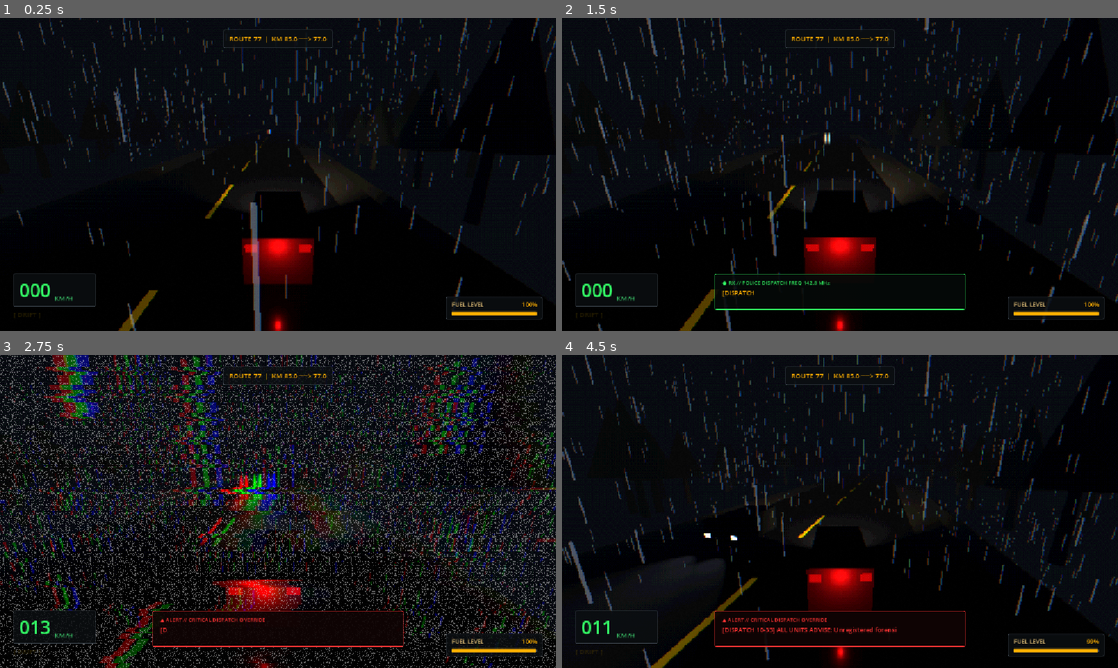
Above: before the commit, frames 1-4 (two rows, left to right).
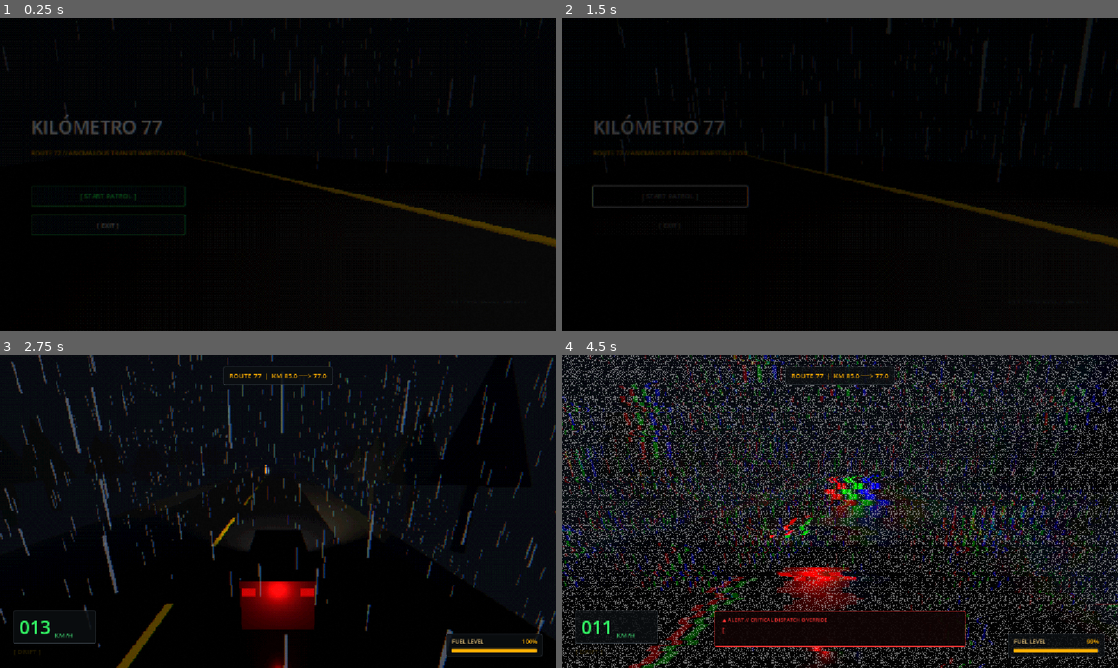
Above: after the commit, the same moments.

Repository: sebavidal10/km77
Game: Godot game, scene res://main_menu.tscn
Same seed, same stepped clock (60 frames per second), same inputs: the game is played once before the commit and once after it. Before the commit the project starts from res://world.tscn.
Inputs (mouse positions are in pixels of both pictures, inside the frame that each line leads up to):
- Up to frame 1 (0.25 s): no input
- Up to frame 2 (1.5 s): click (667, 196) at 0.5 s, where only the run after the commit has a clickable "[ START PATROL ]"; hold Right (steer_right) from 1.28 s (still down); hold E (interact) from 1.28 s (still down)
- Up to frame 3 (2.75 s): release Right (steer_right) at 2.03 s; release E (interact) at 2.03 s; hold S (brake) from 2.03 s (still down); tap E (interact) at 2.1 s
- Up to frame 4 (4.5 s): release S (brake) at 2.78 s; hold Right (steer_right) 2.78-3.53 s; hold E (interact) 2.78-3.53 s; hold W (accelerate) 3.53-4.28 s; tap E (interact) at 3.6 s; hold A (steer_left) from 4.28 s (still down); hold E (interact) from 4.28 s (still down)

The runs differ from the first frame. In frame 1, 10% of the frame differs, in the area x 0-100%, y 0-100%; in frame 2, 12%; in frame 3, 36%; in frame 4, 35%.

Commit message:
feat(ui): add atmospheric main menu and pause screen with loop reset

Diff:
--- a/hud.gd
+++ b/hud.gd
@@ -32,6 +32,10 @@
 @onready var forensic_panel: PanelContainer = %ForensicPanel
 @onready var forensic_header: Label = %ForensicHeader
 @onready var forensic_text: Label = %ForensicText
+@onready var pause_overlay: ColorRect = %PauseOverlay
+@onready var resume_button: Button = %ResumeButton
+@onready var restart_button: Button = %RestartButton
+@onready var quit_menu_button: Button = %QuitMenuButton
 
 var _forensic_display_timer: float = 0.0
 var _forensic_hold_duration: float = 0.0
@@ -70,6 +74,54 @@
 		fade_overlay.modulate.a = 0.0
 	if interaction_panel:
 		interaction_panel.visible = false
+	if pause_overlay:
+		pause_overlay.visible = false
+	if resume_button:
+		resume_button.pressed.connect(resume_game)
+	if restart_button:
+		restart_button.pressed.connect(restart_patrol)
+	if quit_menu_button:
+		quit_menu_button.pressed.connect(quit_to_menu)
+
+func _unhandled_input(event: InputEvent) -> void:
+	if event.is_action_pressed("ui_cancel"):
+		toggle_pause()
+
+func toggle_pause() -> void:
+	if not pause_overlay:
+		return
+	if get_tree().paused:
+		resume_game()
+	else:
+		pause_game()
+
+func pause_game() -> void:
+	get_tree().paused = true
+	if pause_overlay:
+		pause_overlay.visible = true
+	Input.mouse_mode = Input.MOUSE_MODE_VISIBLE
+
+func resume_game() -> void:
+	get_tree().paused = false
+	if pause_overlay:
+		pause_overlay.visible = false
+
+func restart_patrol() -> void:
+	get_tree().paused = false
+	if pause_overlay:
+		pause_overlay.visible = false
+	var root := get_tree().current_scene
+	if root:
+		var lrm := root.get_node_or_null("LoopResetManager")
+		if lrm and lrm.has_method("start_timeline_reboot"):
+			lrm.start_timeline_reboot("MANUAL LOOP RESTART")
+			return
+	if target_van:
+		target_van.reset_loop_state()
+
+func quit_to_menu() -> void:
+	get_tree().paused = false
+	get_tree().change_scene_to_file("res://main_menu.tscn")
 
 func _process(delta: float) -> void:
 	if not target_van:
--- a/hud.tscn
+++ b/hud.tscn
@@ -54,6 +54,7 @@
 corner_radius_bottom_left = 2
 
 [node name="HUD" type="CanvasLayer" unique_id=2085714920]
+process_mode = 3
 layer = 10
 script = ExtResource("1_hud")
 
@@ -333,3 +334,69 @@
 text = "UNIT 77 CRITICAL SIGNAL FAILURE... REBOOTING TIMELINE..."
 horizontal_alignment = 1
 vertical_alignment = 1
+
+[node name="PauseOverlay" type="ColorRect" parent="." unique_id=98721350]
+unique_name_in_owner = true
+process_mode = 3
+visible = false
+anchors_preset = 15
+anchor_right = 1.0
+anchor_bottom = 1.0
+grow_horizontal = 2
+grow_vertical = 2
+color = Color(0.015, 0.02, 0.025, 0.85)
+
+[node name="CenterContainer" type="CenterContainer" parent="PauseOverlay" unique_id=98721351]
+layout_mode = 1
+anchors_preset = 15
+anchor_right = 1.0
+anchor_bottom = 1.0
+grow_horizontal = 2
+grow_vertical = 2
+
+[node name="PausePanel" type="PanelContainer" parent="PauseOverlay/CenterContainer" unique_id=98721352]
+custom_minimum_size = Vector2(340, 220)
+layout_mode = 2
+theme_override_styles/panel = SubResource("StyleBoxFlat_panel")
+
+[node name="VBoxContainer" type="VBoxContainer" parent="PauseOverlay/CenterContainer/PausePanel" unique_id=98721353]
+layout_mode = 2
+theme_override_constants/separation = 14
+alignment = 1
+
+[node name="PauseTitle" type="Label" parent="PauseOverlay/CenterContainer/PausePanel/VBoxContainer" unique_id=98721354]
+layout_mode = 2
+theme_override_colors/font_color = Color(0.2, 1, 0.4, 1)
+theme_override_font_sizes/font_size = 15
+text = "■ PATROL STANDBY // ROUTE 77"
+horizontal_alignment = 1
+
+[node name="ResumeButton" type="Button" parent="PauseOverlay/CenterContainer/PausePanel/VBoxContainer" unique_id=98721355]
+unique_name_in_owner = true
+custom_minimum_size = Vector2(0, 36)
+layout_mode = 2
+theme_override_colors/font_color = Color(0.9, 0.9, 0.9, 1)
+theme_override_colors/font_hover_color = Color(0.2, 1, 0.4, 1)
+theme_override_font_sizes/font_size = 13
+theme_override_styles/normal = SubResource("StyleBoxFlat_bar_bg")
+text = "[ RESUME ]"
+
+[node name="RestartButton" type="Button" parent="PauseOverlay/CenterContainer/PausePanel/VBoxContainer" unique_id=98721356]
+unique_name_in_owner = true
+custom_minimum_size = Vector2(0, 36)
+layout_mode = 2
+theme_override_colors/font_color = Color(1, 0.69, 0, 1)
+theme_override_colors/font_hover_color = Color(1, 0.85, 0.3, 1)
+theme_override_font_sizes/font_size = 13
+theme_override_styles/normal = SubResource("StyleBoxFlat_bar_bg")
+text = "[ RESTART PATROL (RESET LOOP) ]"
+
+[node name="QuitMenuButton" type="Button" parent="PauseOverlay/CenterContainer/PausePanel/VBoxContainer" unique_id=98721357]
+unique_name_in_owner = true
+custom_minimum_size = Vector2(0, 36)
+layout_mode = 2
+theme_override_colors/font_color = Color(0.8, 0.4, 0.4, 1)
+theme_override_colors/font_hover_color = Color(1, 0.3, 0.3, 1)
+theme_override_font_sizes/font_size = 13
+theme_override_styles/normal = SubResource("StyleBoxFlat_bar_bg")
+text = "[ QUIT TO MENU ]"
--- /dev/null
+++ b/main_menu.gd
@@ -0,0 +1,47 @@
+class_name MainMenu
+extends Control
+
+@onready var start_button: Button = %StartButton
+@onready var exit_button: Button = %ExitButton
+@onready var fade_rect: ColorRect = %FadeRect
+
+var _is_starting: bool = false
+
+func _ready() -> void:
+	Input.mouse_mode = Input.MOUSE_MODE_VISIBLE
+
+	if start_button:
+		start_button.pressed.connect(_on_start_pressed)
+	if exit_button:
+		exit_button.pressed.connect(_on_exit_pressed)
+
+	if fade_rect:
+		fade_rect.visible = true
+		fade_rect.modulate.a = 1.0
+		var tween := create_tween()
+		tween.tween_property(fade_rect, "modulate:a", 0.0, 1.5).set_trans(Tween.TRANS_QUAD).set_ease(Tween.EASE_OUT)
+		tween.tween_callback(func(): fade_rect.visible = false)
+
+func _on_start_pressed() -> void:
+	if _is_starting:
+		return
+	_is_starting = true
+
+	if start_button:
+		start_button.disabled = true
+	if exit_button:
+		exit_button.disabled = true
+
+	if fade_rect:
+		fade_rect.visible = true
+		var tween := create_tween()
+		tween.tween_property(fade_rect, "modulate:a", 1.0, 1.2).set_trans(Tween.TRANS_QUAD).set_ease(Tween.EASE_IN)
+		tween.tween_callback(_launch_game)
+	else:
+		_launch_game()
+
+func _launch_game() -> void:
+	get_tree().change_scene_to_file("res://world.tscn")
+
+func _on_exit_pressed() -> void:
+	get_tree().quit()
--- /dev/null
+++ b/main_menu.tscn
@@ -0,0 +1,263 @@
+[gd_scene format=3 uid="uid://c8n4e9v1mainmenu"]
+
+[ext_resource type="Script" path="res://main_menu.gd" id="1_menu"]
+[ext_resource type="Script" path="res://storm_controller.gd" id="2_storm"]
+[ext_resource type="Script" path="res://post_process.gd" id="3_post"]
+[ext_resource type="Shader" path="res://shaders/psx_retro.gdshader" id="4_shader"]
+
+[sub_resource type="Environment" id="Environment_menu"]
+background_mode = 1
+background_color = Color(0.015, 0.018, 0.022, 1)
+ambient_light_source = 2
+ambient_light_color = Color(0.02, 0.025, 0.03, 1)
+ambient_light_energy = 0.2
+fog_enabled = true
+fog_light_color = Color(0.04, 0.045, 0.055, 1)
+fog_density = 0.032
+fog_depth_begin = 10.0
+fog_depth_end = 40.0
+volumetric_fog_enabled = true
+volumetric_fog_density = 0.06
+volumetric_fog_albedo = Color(0.05, 0.055, 0.065, 1)
+volumetric_fog_length = 45.0
+
+[sub_resource type="StandardMaterial3D" id="StandardMaterial3D_road"]
+albedo_color = Color(0.1, 0.1, 0.12, 1)
+roughness = 0.18
+metallic = 0.08
+metallic_specular = 0.65
+
+[sub_resource type="BoxMesh" id="BoxMesh_road"]
+material = SubResource("StandardMaterial3D_road")
+size = Vector3(14, 1, 50)
+
+[sub_resource type="StandardMaterial3D" id="StandardMaterial3D_stripe"]
+albedo_color = Color(0.9, 0.72, 0.1, 1)
+emission_enabled = true
+emission = Color(0.9, 0.72, 0.1, 1)
+emission_energy_multiplier = 0.4
+roughness = 0.3
+
+[sub_resource type="BoxMesh" id="BoxMesh_stripe"]
+material = SubResource("StandardMaterial3D_stripe")
+size = Vector3(0.15, 1.02, 50)
+
+[sub_resource type="StandardMaterial3D" id="StandardMaterial3D_van"]
+albedo_color = Color(0.88, 0.88, 0.88, 1)
+roughness = 0.82
+metallic = 0.05
+
+[sub_resource type="BoxMesh" id="BoxMesh_van"]
+material = SubResource("StandardMaterial3D_van")
+size = Vector3(2, 1.5, 4)
+
+[sub_resource type="StandardMaterial3D" id="StandardMaterial3D_taillight"]
+albedo_color = Color(0.85, 0.05, 0.05, 1)
+emission_enabled = true
+emission = Color(0.95, 0.08, 0.08, 1)
+emission_energy_multiplier = 0.8
+
+[sub_resource type="BoxMesh" id="BoxMesh_taillight"]
+material = SubResource("StandardMaterial3D_taillight")
+size = Vector3(0.35, 0.22, 0.06)
+
+[sub_resource type="ShaderMaterial" id="ShaderMaterial_psx"]
+shader = ExtResource("4_shader")
+shader_parameter/enable_pixelation = true
+shader_parameter/target_resolution = Vector2(640, 360)
+shader_parameter/color_depth = 32.0
+shader_parameter/dither_intensity = 0.42
+shader_parameter/grain_intensity = 0.016
+shader_parameter/scanline_intensity = 0.025
+shader_parameter/chromatic_aberration = 0.0008
+shader_parameter/static_glitch_intensity = 0.0
+shader_parameter/glitch_intensity = 0.0
+shader_parameter/saturation = 1.15
+
+[sub_resource type="StyleBoxFlat" id="StyleBoxFlat_btn"]
+content_margin_left = 18.0
+content_margin_top = 10.0
+content_margin_right = 18.0
+content_margin_bottom = 10.0
+bg_color = Color(0.04, 0.055, 0.065, 0.88)
+border_width_left = 1
+border_width_top = 1
+border_width_right = 1
+border_width_bottom = 1
+border_color = Color(0.2, 1, 0.4, 0.75)
+corner_radius_top_left = 2
+corner_radius_top_right = 2
+corner_radius_bottom_right = 2
+corner_radius_bottom_left = 2
+
+[sub_resource type="StyleBoxFlat" id="StyleBoxFlat_btn_hover"]
+content_margin_left = 18.0
+content_margin_top = 10.0
+content_margin_right = 18.0
+content_margin_bottom = 10.0
+bg_color = Color(0.08, 0.12, 0.1, 0.95)
+border_width_left = 1
+border_width_top = 1
+border_width_right = 1
+border_width_bottom = 1
+border_color = Color(0.2, 1, 0.4, 1)
+corner_radius_top_left = 2
+corner_radius_top_right = 2
+corner_radius_bottom_right = 2
+corner_radius_bottom_left = 2
+
+[node name="MainMenu" type="Node3D"]
+
+[node name="WorldEnvironment" type="WorldEnvironment" parent="."]
+environment = SubResource("Environment_menu")
+
+[node name="DirectionalLight3D" type="DirectionalLight3D" parent="."]
+transform = Transform3D(0.866025, -0.353553, 0.353553, 0, 0.707107, 0.707107, -0.5, -0.612372, 0.612372, 0, 0, 0)
+light_color = Color(0.85, 0.92, 1, 1)
+light_energy = 0.0
+
+[node name="Camera3D" type="Camera3D" parent="."]
+transform = Transform3D(0.838671, 0.0768656, -0.539223, 0, 0.990024, 0.1409, 0.544639, -0.118169, 0.830303, -2.6, 1.25, -4.8)
+
+[node name="RoadSurface" type="MeshInstance3D" parent="."]
+transform = Transform3D(1, 0, 0, 0, 1, 0, 0, 0, 1, 0, 0, 0)
+mesh = SubResource("BoxMesh_road")
+
+[node name="CenterStripe" type="MeshInstance3D" parent="."]
+transform = Transform3D(1, 0, 0, 0, 1, 0, 0, 0, 1, 0, 0.01, 0)
+mesh = SubResource("BoxMesh_stripe")
+
+[node name="Van" type="Node3D" parent="."]
+transform = Transform3D(0.996195, 0, 0.0871557, 0, 1, 0, -0.0871557, 0, 0.996195, 0, 1.0, 0)
+
+[node name="Chassis" type="MeshInstance3D" parent="Van"]
+mesh = SubResource("BoxMesh_van")
+
+[node name="HeadlightLeft" type="SpotLight3D" parent="Van"]
+transform = Transform3D(1, 0, 0, 0, 0.984808, 0.173648, 0, -0.173648, 0.984808, -0.8, 0.35, -2.1)
+light_color = Color(1, 0.949, 0.8, 1)
+light_energy = 8.0
+spot_range = 45.0
+spot_angle = 50.0
+
+[node name="HeadlightRight" type="SpotLight3D" parent="Van"]
+transform = Transform3D(1, 0, 0, 0, 0.984808, 0.173648, 0, -0.173648, 0.984808, 0.8, 0.35, -2.1)
+light_color = Color(1, 0.949, 0.8, 1)
+light_energy = 8.0
+spot_range = 45.0
+spot_angle = 50.0
+
+[node name="TaillightLeft" type="MeshInstance3D" parent="Van"]
+transform = Transform3D(1, 0, 0, 0, 1, 0, 0, 0, 1, -0.75, 0.25, 2.01)
+mesh = SubResource("BoxMesh_taillight")
+
+[node name="TaillightRight" type="MeshInstance3D" parent="Van"]
+transform = Transform3D(1, 0, 0, 0, 1, 0, 0, 0, 1, 0.75, 0.25, 2.01)
+mesh = SubResource("BoxMesh_taillight")
+
+[node name="StormController" type="Node3D" parent="." node_paths=PackedStringArray("target_vehicle", "lightning_light")]
+script = ExtResource("2_storm")
+target_vehicle = NodePath("../Van")
+lightning_light = NodePath("../DirectionalLight3D")
+
+[node name="PostProcessLayer" type="CanvasLayer" parent="."]
+layer = 1
+script = ExtResource("3_post")
+
+[node name="PostProcessOverlay" type="ColorRect" parent="PostProcessLayer"]
+material = SubResource("ShaderMaterial_psx")
+anchors_preset = 15
+anchor_right = 1.0
+anchor_bottom = 1.0
+grow_horizontal = 2
+grow_vertical = 2
+mouse_filter = 2
+
+[node name="UI" type="Control" parent="."]
+layout_mode = 3
+anchors_preset = 15
+anchor_right = 1.0
+anchor_bottom = 1.0
+grow_horizontal = 2
+grow_vertical = 2
+script = ExtResource("1_menu")
+
+[node name="MarginContainer" type="MarginContainer" parent="UI"]
+layout_mode = 1
+anchors_preset = 15
+anchor_right = 1.0
+anchor_bottom = 1.0
+grow_horizontal = 2
+grow_vertical = 2
+theme_override_constants/margin_left = 64
+theme_override_constants/margin_top = 54
+theme_override_constants/margin_right = 64
+theme_override_constants/margin_bottom = 54
+
+[node name="VBoxContainer" type="VBoxContainer" parent="UI/MarginContainer"]
+layout_mode = 2
+size_flags_horizontal = 0
+size_flags_vertical = 4
+theme_override_constants/separation = 18
+
+[node name="Title" type="Label" parent="UI/MarginContainer/VBoxContainer"]
+layout_mode = 2
+theme_override_colors/font_color = Color(0.95, 0.96, 0.98, 1)
+theme_override_font_sizes/font_size = 38
+text = "KILÓMETRO 77"
+
+[node name="Subtitle" type="Label" parent="UI/MarginContainer/VBoxContainer"]
+layout_mode = 2
+theme_override_colors/font_color = Color(1, 0.69, 0, 1)
+theme_override_font_sizes/font_size = 13
+text = "ROUTE 77 // ANOMALOUS TRANSIT INVESTIGATION"
+
+[node name="Spacer" type="Control" parent="UI/MarginContainer/VBoxContainer"]
+custom_minimum_size = Vector2(0, 24)
+layout_mode = 2
+
+[node name="StartButton" type="Button" parent="UI/MarginContainer/VBoxContainer"]
+unique_name_in_owner = true
+custom_minimum_size = Vector2(220, 42)
+layout_mode = 2
+focus_mode = 2
+theme_override_colors/font_color = Color(0.2, 1, 0.4, 1)
+theme_override_colors/font_hover_color = Color(0.4, 1, 0.6, 1)
+theme_override_font_sizes/font_size = 14
+theme_override_styles/normal = SubResource("StyleBoxFlat_btn")
+theme_override_styles/hover = SubResource("StyleBoxFlat_btn_hover")
+theme_override_styles/pressed = SubResource("StyleBoxFlat_btn")
+text = "[ START PATROL ]"
+
+[node name="ExitButton" type="Button" parent="UI/MarginContainer/VBoxContainer"]
+unique_name_in_owner = true
+custom_minimum_size = Vector2(220, 42)
+layout_mode = 2
+focus_mode = 2
+theme_override_colors/font_color = Color(0.85, 0.85, 0.85, 1)
+theme_override_colors/font_hover_color = Color(1, 0.3, 0.3, 1)
+theme_override_font_sizes/font_size = 14
+theme_override_styles/normal = SubResource("StyleBoxFlat_btn")
+theme_override_styles/hover = SubResource("StyleBoxFlat_btn_hover")
+theme_override_styles/pressed = SubResource("StyleBoxFlat_btn")
+text = "[ EXIT ]"
+
+[node name="VersionLabel" type="Label" parent="UI/MarginContainer"]
+layout_mode = 2
+size_flags_horizontal = 8
+size_flags_vertical = 8
+theme_override_colors/font_color = Color(0.4, 0.45, 0.5, 0.7)
+theme_override_font_sizes/font_size = 11
+text = "UNIT 77 PROTOCOL // VER 0.9.4"
+
+[node name="FadeRect" type="ColorRect" parent="UI"]
+unique_name_in_owner = true
+visible = false
+layout_mode = 1
+anchors_preset = 15
+anchor_right = 1.0
+anchor_bottom = 1.0
+grow_horizontal = 2
+grow_vertical = 2
+mouse_filter = 2
+color = Color(0, 0, 0, 1)
--- a/project.godot
+++ b/project.godot
@@ -11,7 +11,7 @@
 [application]
 
 config/name="kilometro 77"
-run/main_scene="uid://denwn2ja0vigo"
+run/main_scene="res://main_menu.tscn"
 config/features=PackedStringArray("4.7", "Forward Plus")
 config/icon="res://icon.svg"
 
